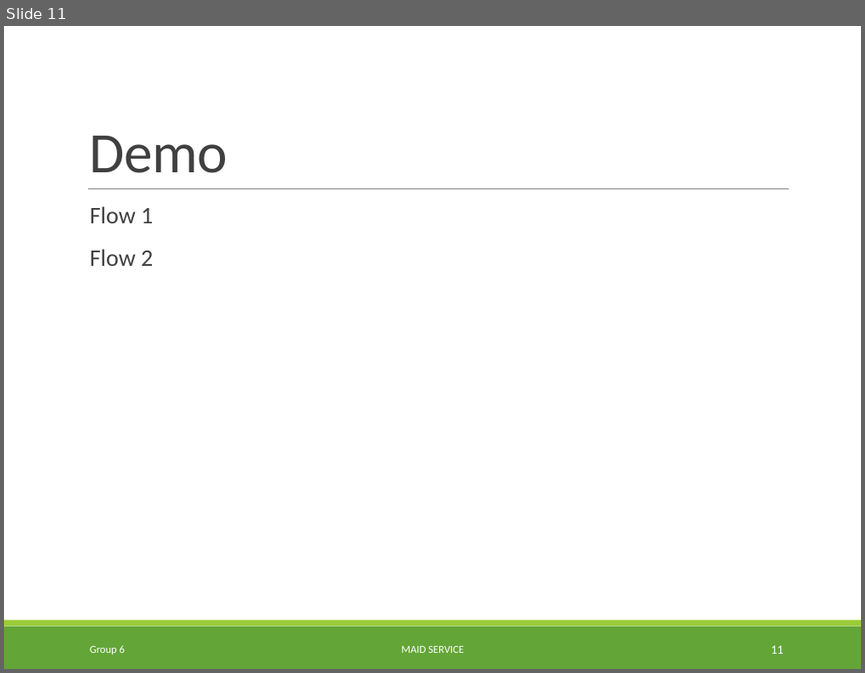
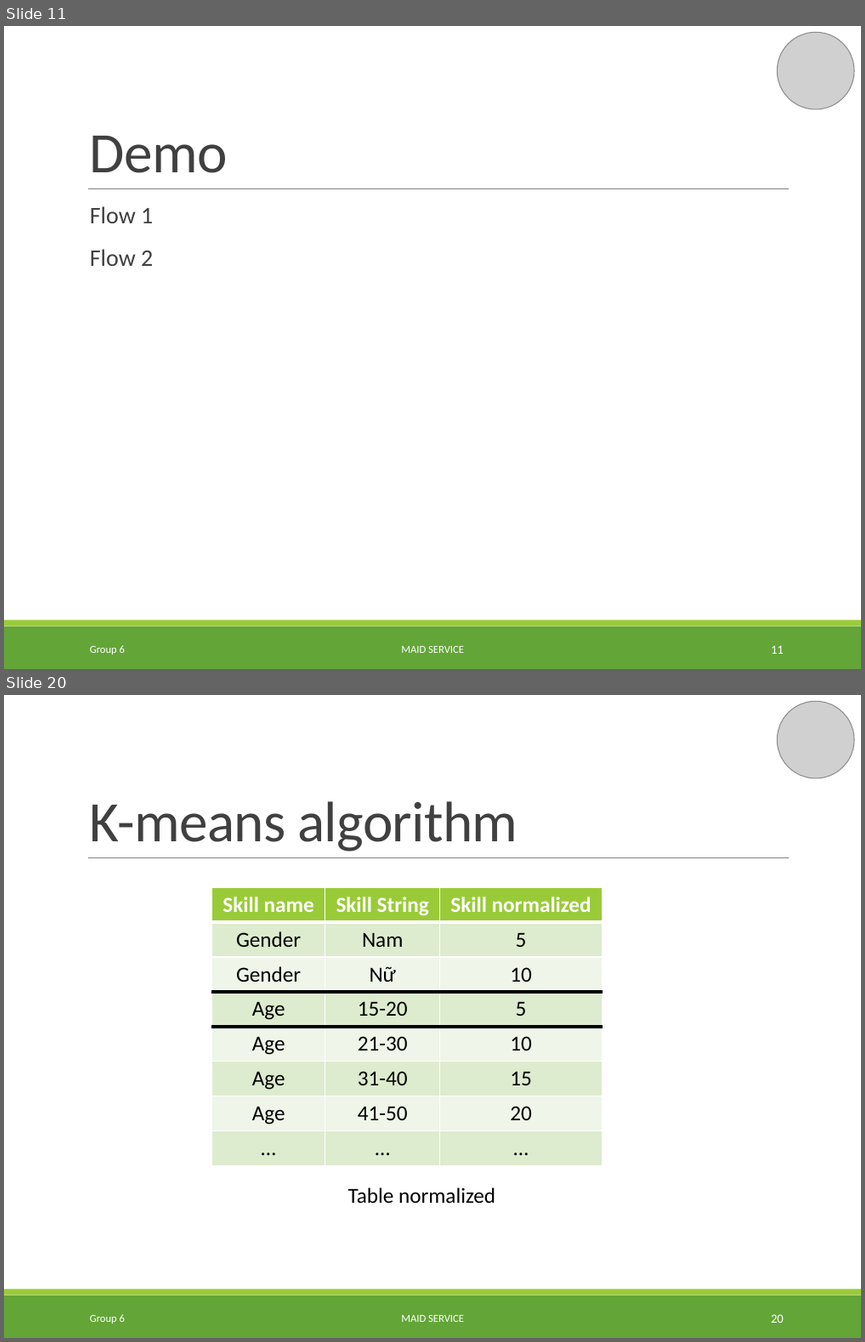
Before and after one commit to TuanBT/ms-website, a slide deck: Presentation/MS_Slide.pptx. Shown one above the other, each under a label of ours: slide 11 before the commit, slides 11 and 20 after it; the slides between them are not shown. The pictures are 865x673 and 865x1342 pixels, drawn with LibreOffice and Linux fonts; fonts in the diff are those of the drawing; grey boxes stand for pictures; background and template pictures are left out. Boxes give left, top, right and bottom in pixels: in the first picture for what was removed or moved away, otherwise in the second. Text is boxed around its words. In the diff, an @@ line names an element or a change of style, - is before the commit and + after.

```diff
--- a/Presentation/MS_Slide.pptx
+++ b/Presentation/MS_Slide.pptx
@@ slide 20 added at box(4, 695, 861, 1338), background #FFFFFF; not listed: 3 template elements that a slide beside it also shows @@
@@ picture added at box(777, 701, 854, 778) @@
@@ title added at box(90, 801, 517, 851), 48 pt, text #404040 @@
+K-means algorithm
@@ table added at box(212, 887, 602, 1164), 8 rows, 3 columns @@
+Skill name | Skill String | Skill normalized
+Gender | Nam | 5
+Gender | Nữ | 10
+Age | 15-20 | 5
+Age | 21-30 | 10
+Age | 31-40 | 15
+Age | 41-50 | 20
+… | … | …
@@ text added at box(348, 1187, 495, 1202), 18 pt, text #000000 @@
+Table normalized
@@ text added at box(90, 1314, 125, 1323), 9 pt, text #FFFFFF @@
+Group 6
@@ text added at box(401, 1315, 464, 1321), 9 pt, text #FFFFFF @@
+MAID SERVICE
@@ page number added at box(771, 1314, 783, 1322), 10.5 pt, text #FFFFFF @@
+20
@@ slide 11 changed as well @@
@@ picture added at box(777, 32, 854, 109) @@
```
Also in this commit, not shown: 18 other slides changed, 10 other slides added, 1 slide removed.
